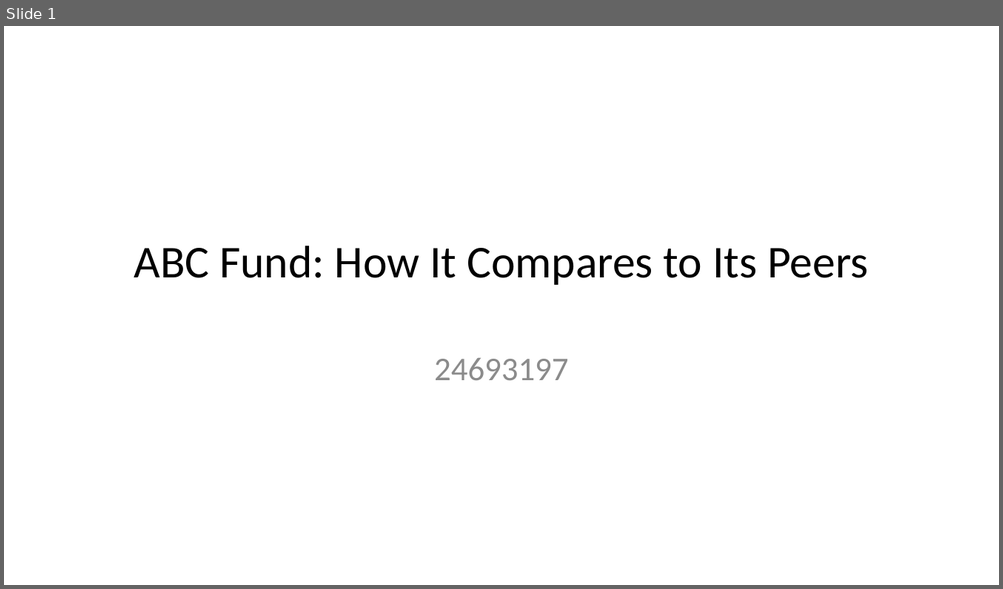
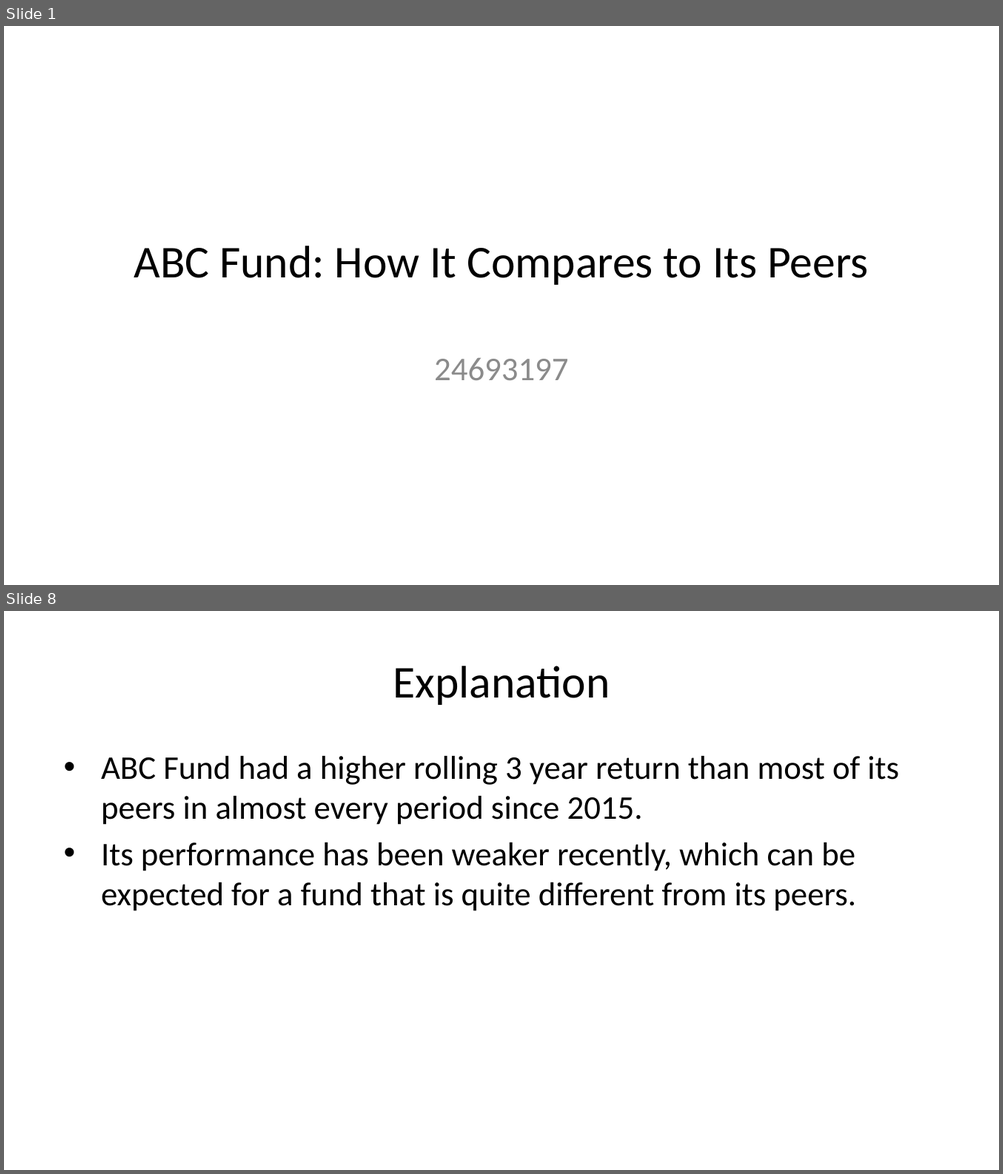
Before and after one commit to cara-burger/24693197_fmx_prax_exam, a slide deck: Questions/Question3/Question3.pptx. Shown one above the other, each under a label of ours: slide 1 before the commit, slides 1 and 8 after it; the slides between them are not shown. The pictures are 1003x589 and 1003x1174 pixels, drawn with LibreOffice and Linux fonts; fonts in the diff are those of the drawing. Boxes give left, top, right and bottom in pixels: in the first picture for what was removed or moved away, otherwise in the second. Text is boxed around its words. In the diff, an @@ line names an element or a change of style, - is before the commit and + after.

Commit message:
Q3 fix factor regression period

```diff
--- a/Questions/Question3/Question3.pptx
+++ b/Questions/Question3/Question3.pptx
@@ slide 8 added at <box>4,611,999,1170</box>, background #FFFFFF @@
@@ title added at <box>392,666,609,705</box>, 33 pt, text #000000 @@
+Explanation
@@ text added at <box>101,756,899,911</box>, 24 pt, text #000000 @@
+• ABC Fund had a higher rolling 3 year return than most of its peers in almost every period since 2015.
+• Its performance has been weaker recently, which can be expected for a fund that is quite different from its peers.
```
Also in this commit, not shown: 1 slide changed, 7 other slides added, 1 slide removed, 5 other files.
